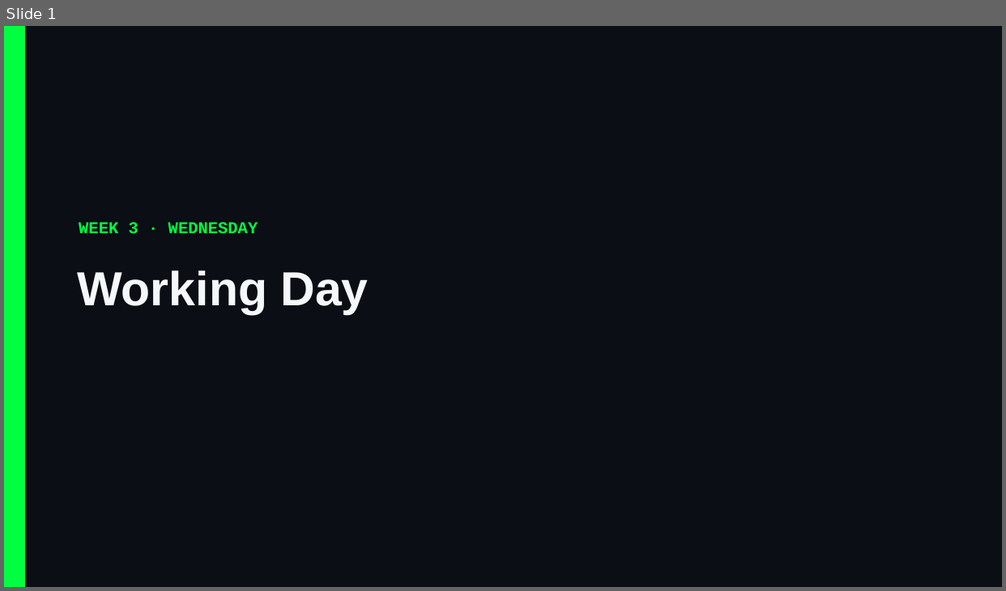
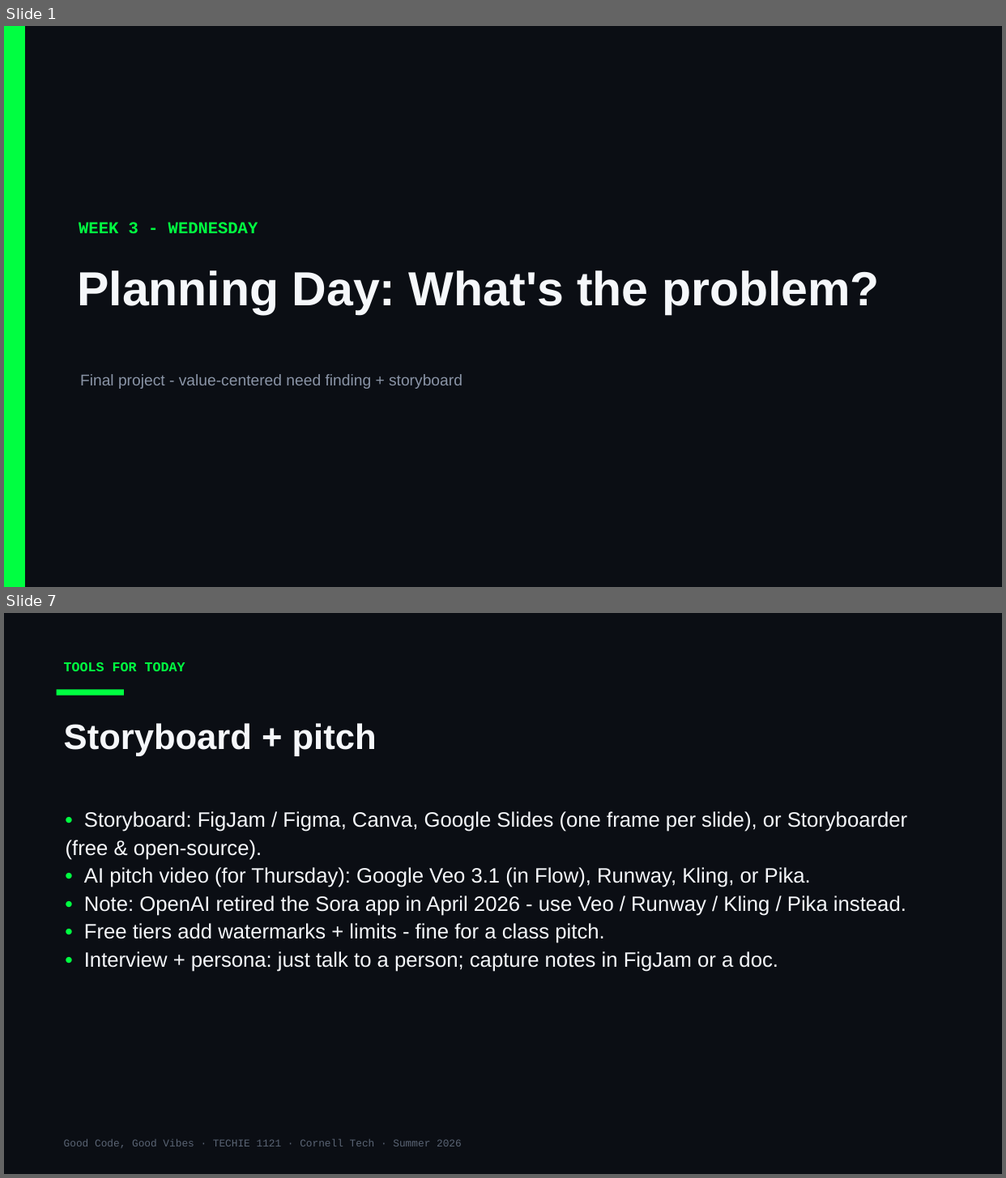
Before and after one commit to Cornell-Tech-Vibe-Coding-Summer-2026/website, a slide deck: slides/Week3-Wed-Working-Day.pptx. Shown one above the other, each under a label of ours: slide 1 before the commit, slides 1 and 7 after it; the slides between them are not shown. The pictures are 1006x591 and 1006x1178 pixels, drawn with LibreOffice and Linux fonts; fonts in the diff are those of the drawing. Boxes give left, top, right and bottom in pixels: in the first picture for what was removed or moved away, otherwise in the second. Text is boxed around its words. In the diff, an @@ line names an element or a change of style, - is before the commit and + after.

```diff
--- a/slides/Week3-Wed-Working-Day.pptx
+++ b/slides/Week3-Wed-Working-Day.pptx
@@ slide 7 added at bbox=[4, 613, 1002, 1174], background #0B0E14 @@
@@ text added at bbox=[64, 662, 185, 671], 13 pt, text #00FF41, bold @@
+TOOLS FOR TODAY
@@ rectangle added at bbox=[57, 689, 124, 696], fill #00FF41 @@
@@ text added at bbox=[64, 723, 377, 756], 34 pt, text #F5F7FA, bold @@
+Storyboard + pitch
@@ text added at bbox=[66, 811, 908, 972], 20 pt, text #F5F7FA @@
+• Storyboard: FigJam / Figma, Canva, Google Slides (one frame per slide), or Storyboarder (free & open-source).
+• AI pitch video (for Thursday): Google Veo 3.1 (in Flow), Runway, Kling, or Pika.
+• Note: OpenAI retired the Sora app in April 2026 - use Veo / Runway / Kling / Pika instead.
+• Free tiers add watermarks + limits - fine for a class pitch.
+• Interview + persona: just talk to a person; capture notes in FigJam or a doc.
@@ text added at bbox=[64, 1139, 462, 1148], 10 pt, text #5A6474 @@
+Good Code, Good Vibes · TECHIE 1121 · Cornell Tech · Summer 2026
@@ slide 1 changed as well @@
@@ text at bbox=[79, 222, 258, 234]: text changed @@
-WEEK 3 · WEDNESDAY
+WEEK 3 - WEDNESDAY
@@ text at bbox=[77, 271, 880, 314]: text changed @@
-Working Day
+Planning Day: What's the problem?
@@ text added at bbox=[80, 374, 462, 389], 15 pt, text #8A94A6 @@
+Final project - value-centered need finding + storyboard
```
Also in this commit, not shown: 8 other slides added, 1 slide removed, 5 other files.
